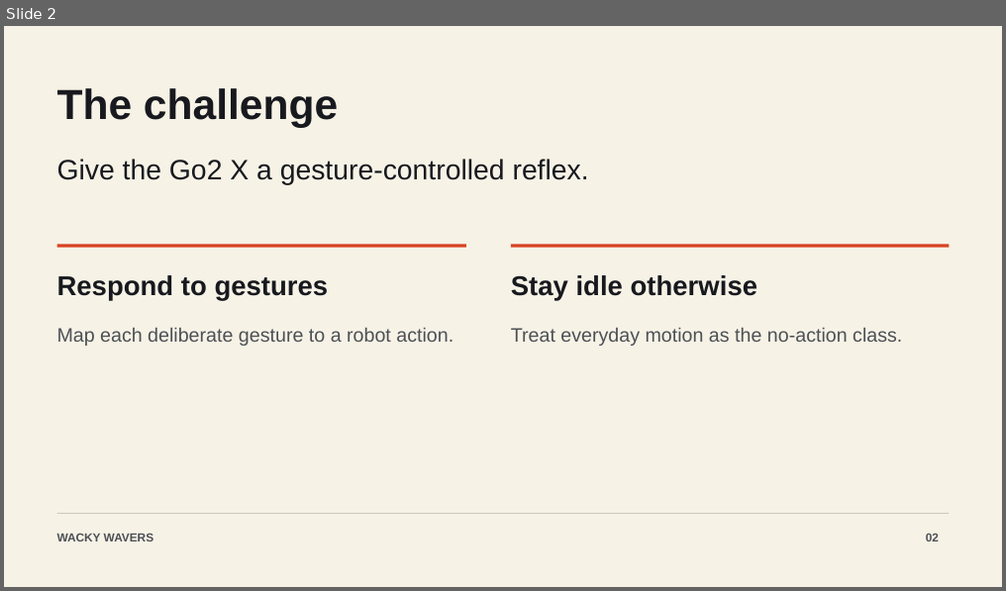
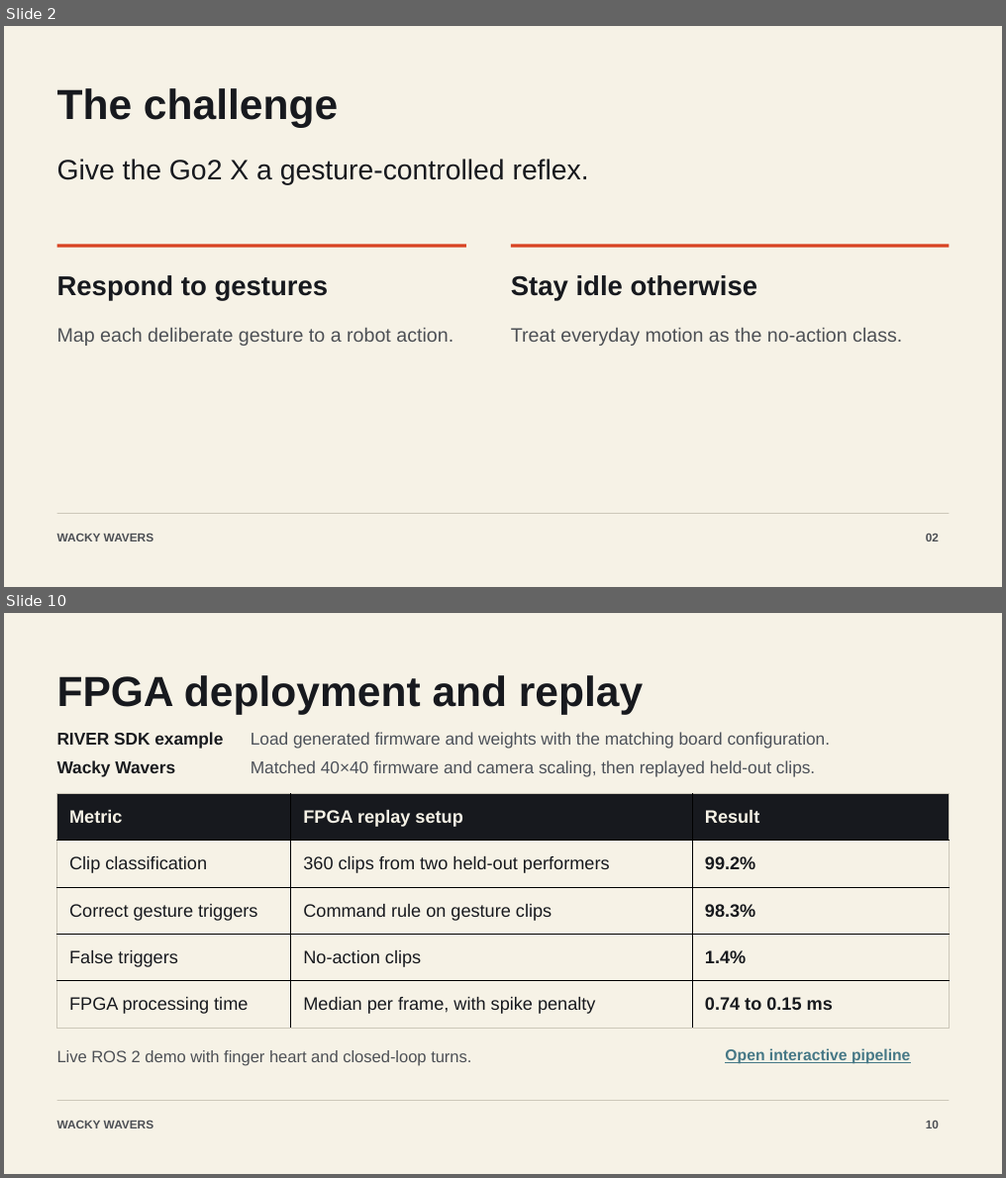
Before and after one commit to unbeschwert/go2-next-reflex, a slide deck: presentation/Wacky Wavers - Mantis Vision.pptx. Shown one above the other, each under a label of ours: slide 2 before the commit, slides 2 and 10 after it; the slides between them are not shown. The pictures are 1006x591 and 1006x1178 pixels, drawn with LibreOffice and Linux fonts; fonts in the diff are those of the drawing. Boxes give left, top, right and bottom in pixels: in the first picture for what was removed or moved away, otherwise in the second. Text is boxed around its words. In the diff, an @@ line names an element or a change of style, - is before the commit and + after.

Commit message:
Update Wacky Wavers presentation and companion site

```diff
--- a/presentation/Wacky Wavers - Mantis Vision.pptx
+++ b/presentation/Wacky Wavers - Mantis Vision.pptx
@@ slide 10 added at (4,613,1002,1174), background #F6F2E6 @@
@@ text added at (57,675,643,714), 40.5 pt, text #17191E, bold @@
+FPGA deployment and replay
@@ text added at (57,732,223,748), 16.5 pt, text #181A1E, bold @@
+RIVER SDK example
@@ text added at (57,761,175,777), 16.5 pt, text #181A1E, bold @@
+Wacky Wavers
@@ text added at (251,732,831,748), 16.5 pt, text #4C5159 @@
+Load generated firmware and weights with the matching board configuration.
@@ text added at (251,761,815,777), 16.5 pt, text #4C5159 @@
+Matched 40×40 firmware and camera scaling, then replayed held-out clips.
@@ table added at (57,794,948,1028), 5 rows, 3 columns @@
+Metric | FPGA replay setup | Result
+Clip classification | 360 clips from two held-out performers | 99.2%
+Correct gesture triggers | Command rule on gesture clips | 98.3%
+False triggers | No-action clips | 1.4%
+FPGA processing time | Median per frame, with spike penalty | 0.74 to 0.15 ms
@@ text added at (57,1051,471,1066), 15.8 pt, text #4D5055 @@
+Live ROS 2 demo with finger heart and closed-loop turns.
@@ text added at (725,1049,910,1064), 15 pt, text #467886, bold, underline @@
+Open interactive pipeline
@@ rectangle added at (57,1100,949,1101), fill #CCC7B9 @@
@@ text added at (57,1121,154,1129), 11.2 pt, text #4D5055, bold @@
+WACKY WAVERS
@@ text added at (926,1121,939,1129), 11.2 pt, text #4D5055, bold @@
+10
```
Also in this commit, not shown: 7 slides changed, 5 other slides added, 13 other files.
